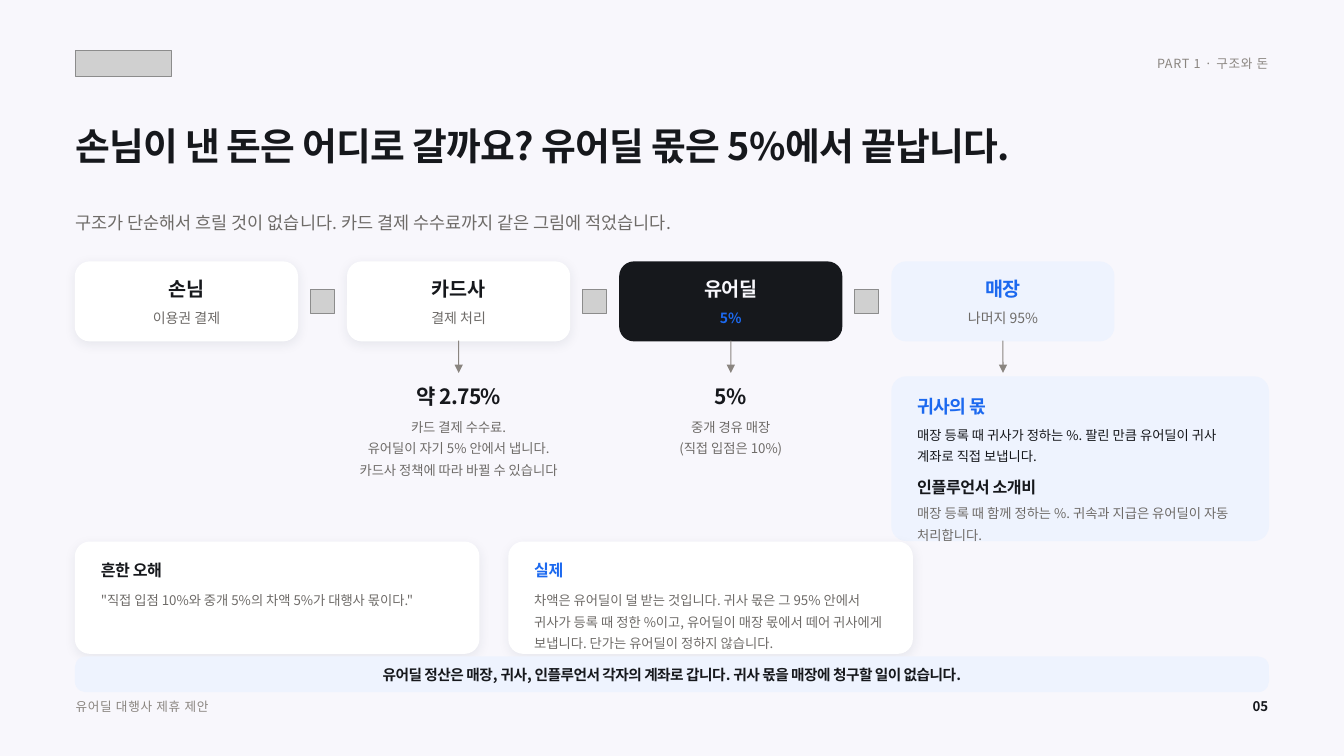
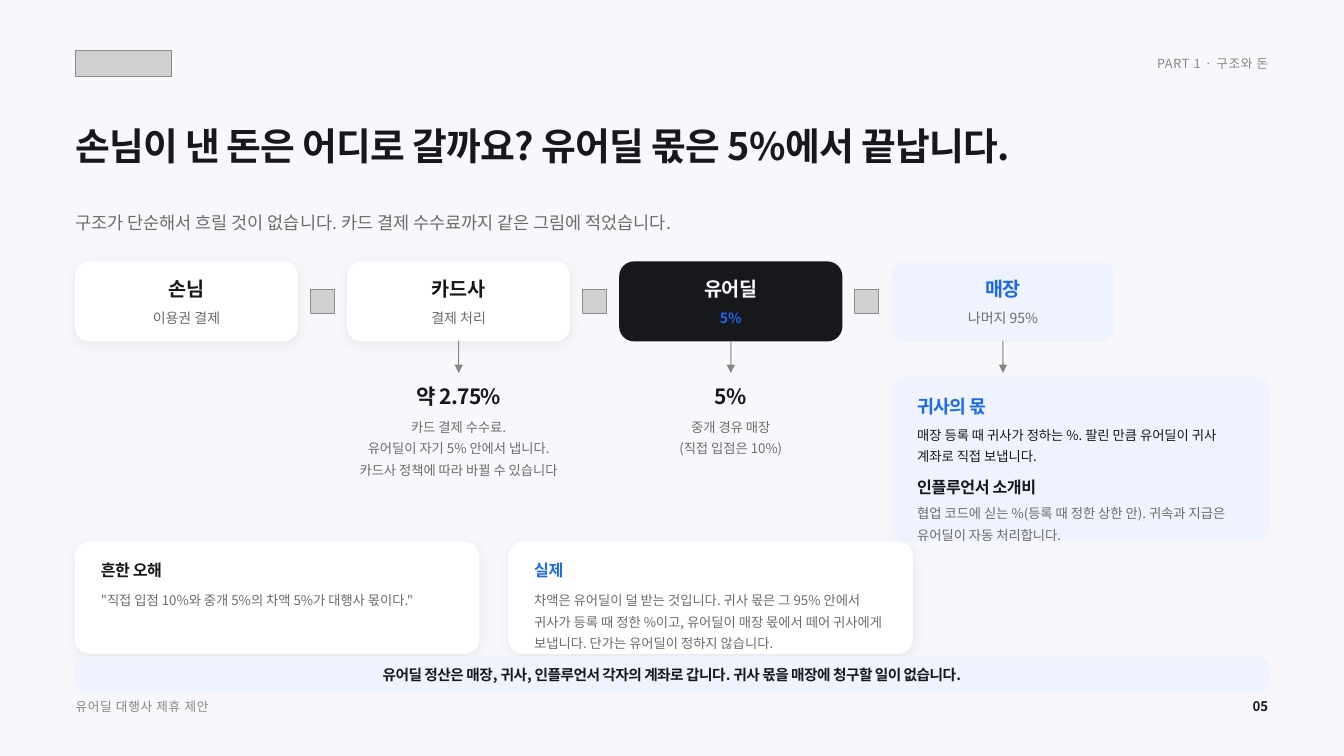
Before and after one commit to tobe2111/ur-live, a slide deck: slide 6 of docs/business/proposals/urdeal-agency-proposal.pptx. Drawn at 1344x756 pixels with LibreOffice and Linux fonts; fonts in the diff are those of the drawing; grey boxes stand for pictures. Boxes give left, top, right and bottom in pixels: in the first picture for what was removed or moved away, otherwise in the second. Text is boxed around its words. In the diff, an @@ line names an element or a change of style, - is before the commit and + after.

```diff
--- a/docs/business/proposals/urdeal-agency-proposal.pptx
+++ b/docs/business/proposals/urdeal-agency-proposal.pptx
@@ text at <box>917,507,1226,541</box>: text changed @@
-매장 등록 때 함께 정하는 %. 귀속과 지급은 유어딜이 자동 처리합니다.
+협업 코드에 싣는 %(등록 때 정한 상한 안). 귀속과 지급은 유어딜이 자동 처리합니다.
```
Also in this commit, not shown: 11 other slides changed, 9 other files.
